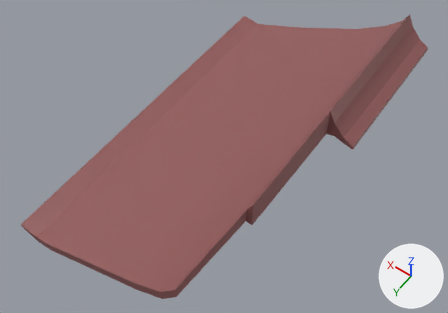
What one commit did to the FBX model Assets/Custom 3D assets/Tavern02/KitchenRoof02.fbx.
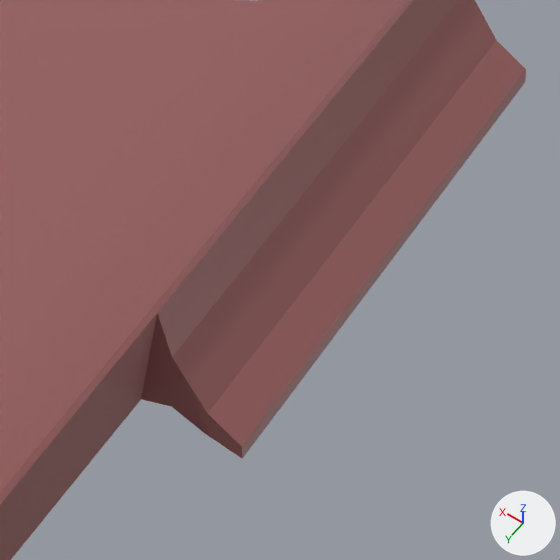
Each version is shown whole from a 50 mm camera at (-0.228, 0.3725, 0.65) aimed at (0.0013, 0.0515, 0.1456), then close up on the part from 64% to 97% of the width and 9% to 56% of the height. The axes (+X, +Y, +Z) are drawn at lower right. The lights are the same throughout. Where no turn or scale is listed for an object, it has been applied to the vertices.

The first close-up shows 'KitchenRoof'.
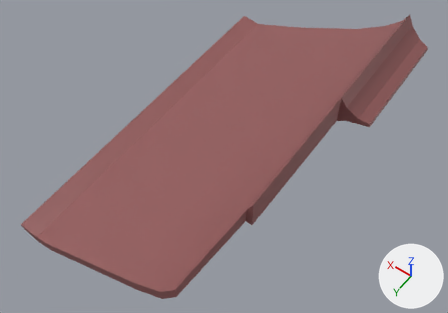
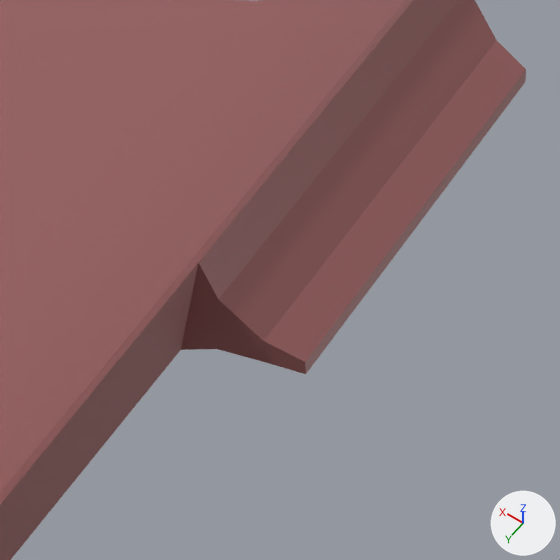
Boxes [x1, y1, x2, y2] around the edits, measured in the close-ups (560 x 560 px; the box of a moved part takes in the faces that stretch with it):
```json
{"part": 1, "of": "me_mesh", "change": "moved or reshaped", "before": [0, 0, 526, 560], "after": [0, 0, 526, 560]}
```

The change, as JSON lines over the scene's bpy script:
```json
{"block": "me_mesh", "where": "me_mesh.from_pydata(...)  # 82 vertices, 80 faces; spans x -0.154..0.087, y -0.197..0.199, z -0.041..0.073"}
{"block": "me_mesh", "where": "# used by ob_kitchenroof; location = (0.0412, 0.0258, 0.1483)"}
{"block": "me_mesh", "change": "me_mesh part 1"}
{"op": "set", "path": "me_mesh.vertices[56].co", "old": "(-0.124, -0.027, 0.073)", "new": "(-0.124, -0.047, 0.073)", "note": "pixel (157, 312) -> pixel (198, 262)"}
{"op": "set", "path": "me_mesh.vertices[57].co", "old": "(-0.124, -0.027, 0.041)", "new": "(-0.124, -0.047, 0.041)", "note": "pixel (141, 399) -> pixel (180, 349)"}
{"op": "set", "path": "me_mesh.vertices[70].co", "old": "(-0.133, -0.027, 0.044)", "new": "(-0.133, -0.05, 0.044)", "note": "pixel (171, 406) -> pixel (217, 349)"}
{"op": "set", "path": "me_mesh.vertices[73].co", "old": "(-0.13, -0.027, 0.061)", "new": "(-0.13, -0.05, 0.061)", "note": "pixel (172, 357) -> pixel (218, 299)"}
{"op": "set", "path": "me_mesh.vertices[74].co", "old": "(-0.142, -0.027, 0.04)", "new": "(-0.142, -0.056, 0.04)", "note": "pixel (204, 432) -> pixel (259, 360)"}
{"op": "set", "path": "me_mesh.vertices[77].co", "old": "(-0.142, -0.027, 0.048)", "new": "(-0.142, -0.056, 0.048)", "note": "pixel (207, 413) -> pixel (263, 340)"}
{"op": "set", "path": "me_mesh.vertices[78].co", "old": "(-0.154, -0.027, 0.038)", "new": "(-0.154, -0.061, 0.038)", "note": "pixel (242, 458) -> pixel (305, 374)"}
{"op": "set", "path": "me_mesh.vertices[81].co", "old": "(-0.153, -0.027, 0.042)", "new": "(-0.153, -0.061, 0.042)", "note": "pixel (241, 446) -> pixel (305, 362)"}
```
